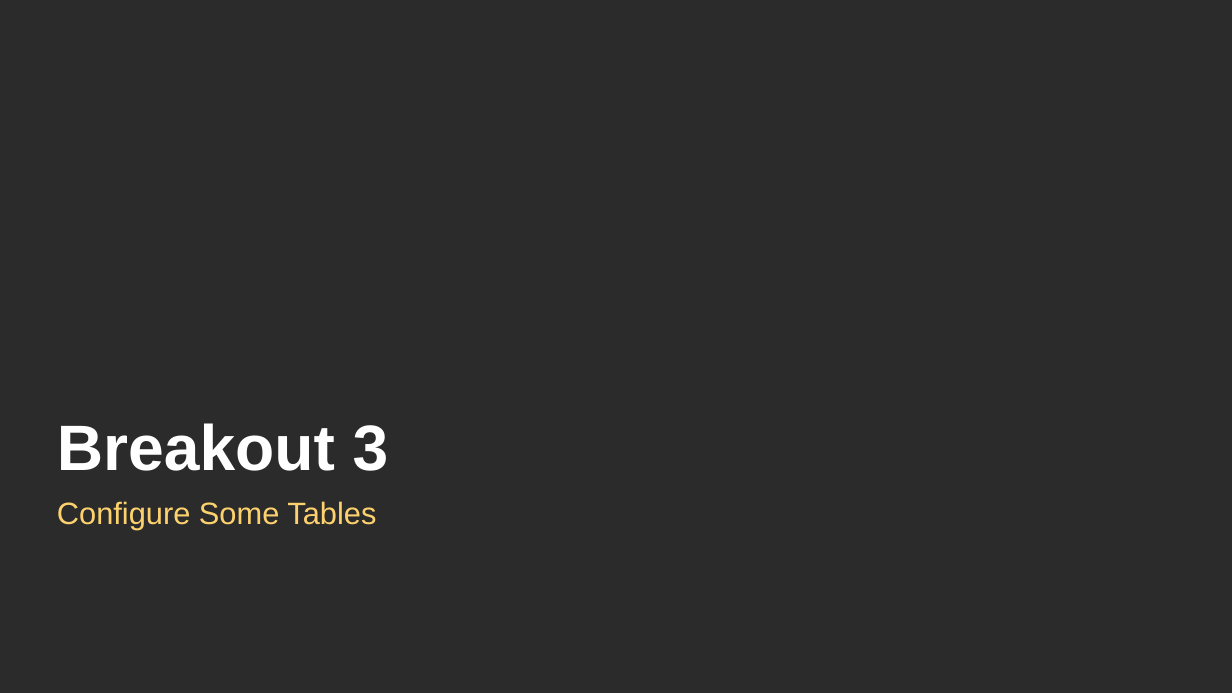
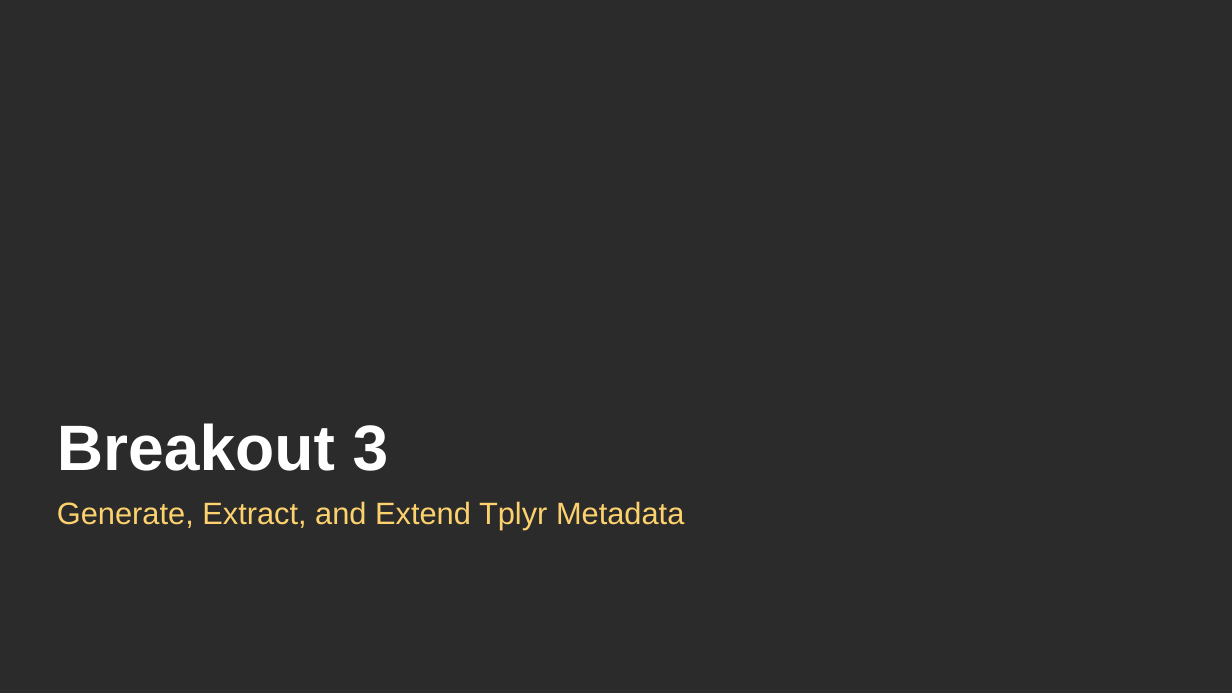
Before and after one commit to atorus-research/rpharma_Tplyr_2022, a slide deck: slide 51 of tplyr_workshop.pptx. Drawn at 1232x693 pixels with LibreOffice and Linux fonts; fonts in the diff are those of the drawing; background and template pictures are left out; a plain dark background stands for a picture behind light text. Boxes give left, top, right and bottom in pixels: in the first picture for what was removed or moved away, otherwise in the second. Text is boxed around its words. In the diff, an @@ line names an element or a change of style, - is before the commit and + after.

```diff
--- a/tplyr_workshop.pptx
+++ b/tplyr_workshop.pptx
@@ text at [57,501,684,530]: text changed @@
-Configure Some Tables
+Generate, Extract, and Extend Tplyr Metadata
```
Also in this commit, not shown: 2 other slides changed.
